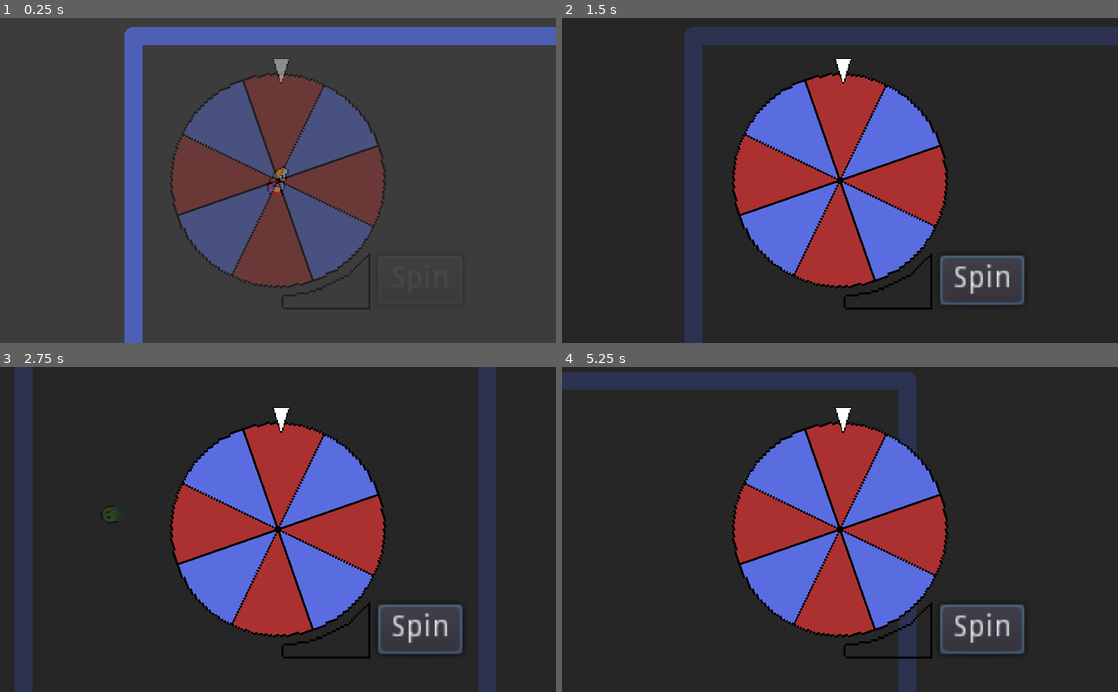
Above: before the commit, frames 1-4 (two rows, left to right).
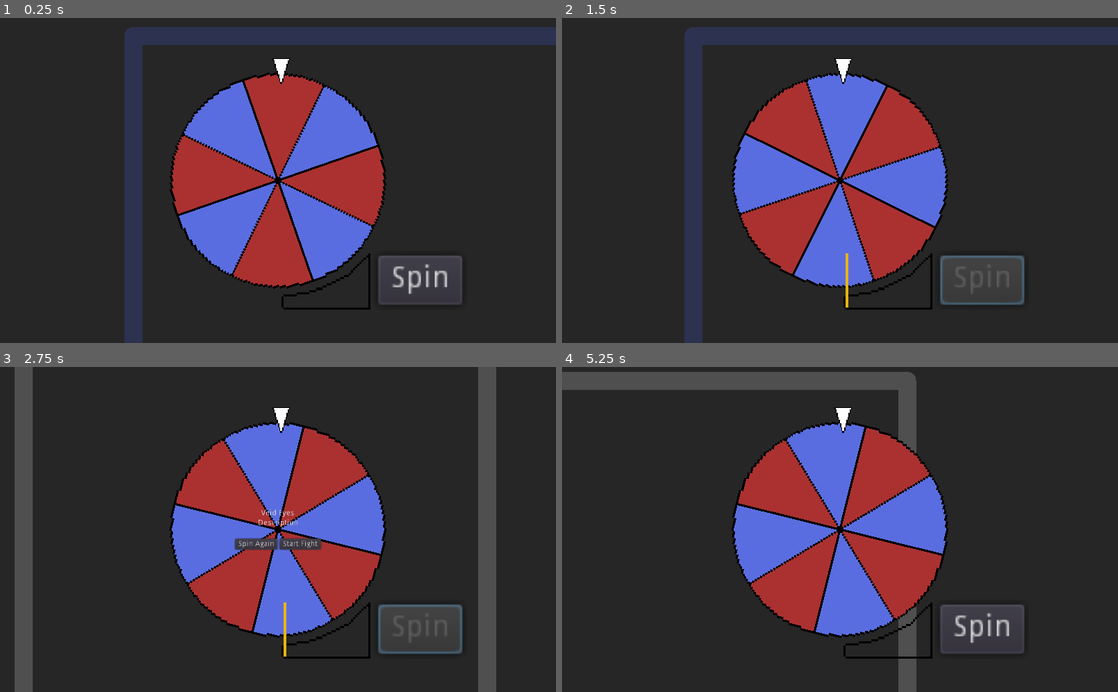
Above: after the commit, the same moments.

Repository: ectucker1/ksufalljam2020
Game: Godot game, scene res://Arena/Arena.tscn
The game is run twice, just before and just after one commit, with the same random seed, the same clock (stepped at 60 frames per second) and the same inputs. The engine's default icon, where the game draws it, is replaced by a stand-in: a white triangle on a blue panel in a dark square.
Inputs (mouse positions are in pixels of both pictures, inside the frame that each line leads up to):
- Up to frame 1 (0.25 s): no input
- Up to frame 2 (1.5 s): click (979, 281) at 0.5 s, where only the run after the commit has a clickable "Spin"; move the mouse to (962, 164) at 1.27 s; press the mouse at (962, 164) at 1.28 s; hold D (move_right) from 1.28 s (still down)
- Up to frame 3 (2.75 s): move the mouse to (166, 545) at 2.02 s; release D (move_right) at 2.03 s; release the mouse at (166, 545) at 2.03 s; hold S (move_down) from 2.03 s (still down); right-click (166, 545) at 2.1 s
- Up to frame 4 (5.25 s): release S (move_down) at 2.75 s; click (817, 545) at 2.75 s, where only the run after the commit has a clickable "Spin Again"; move the mouse to (895, 458) at 3.52 s; press the mouse at (895, 458) at 3.53 s; hold D (move_right) 3.53-4.28 s; move the mouse to (812, 594) at 4.27 s; release the mouse at (812, 594) at 4.28 s; hold W (move_up) 4.28-5.03 s; right-click (812, 594) at 4.35 s; move the mouse to (1006, 578) at 5.02 s; press the mouse at (1006, 578) at 5.03 s; hold A (move_left) from 5.03 s (still down)

The runs differ from the first frame. In frame 1, 28% of the frame differs, in the area x 22-100%, y 2-100%; in frame 2, 19%; in frame 3, 23%; in frame 4, 21%.

Commit message:
Most of the mutation selection code

Diff:
--- a/Arena/Arena.tscn
+++ b/Arena/Arena.tscn
@@ -42,7 +42,9 @@
 rotate = false
 
 [node name="WheelLayer" type="CanvasLayer" parent="."]
+layer = 10
 
 [node name="Wheel" parent="WheelLayer" instance=ExtResource( 3 )]
 visible = false
+player_path = NodePath("../../Player")
 [connection signal="visibility_changed" from="WheelLayer/Wheel" to="." method="_on_Wheel_visibility_changed"]
--- a/player/player.gd
+++ b/player/player.gd
@@ -34,7 +34,7 @@
 	connect("hurt", self, "hurt_anim")
 
 	set_primary_active(BasicAttackMutation.new())
-	set_secondary_active(SpitMutation.new())
+	set_secondary_active(BasicAttackMutation.new())
 
 # Called every frame. 'delta' is the elapsed time since the previous frame.
 func _process(delta):
@@ -127,14 +127,14 @@
 # When an active is set, connect relevant signals to it
 func set_primary_active(mutation):
 	if primary_active != null:
-		primary_active.on_detached()
+		primary_active.on_removed()
 	connect_mutation(mutation)
 	primary_active = mutation
 
 # When an active is set, connect relevant signals to it
 func set_secondary_active(mutation):
 	if secondary_active != null:
-		secondary_active.on_detached()
+		secondary_active.on_removed()
 	connect_mutation(mutation)
 	secondary_active = mutation
 
--- a/project.godot
+++ b/project.godot
@@ -123,7 +123,7 @@
 
 window/dpi/allow_hidpi=true
 window/stretch/mode="2d"
-window/stretch/aspect="keep_height"
+window/stretch/aspect="keep"
 
 [input]
 
--- a/wheel/Wheel.gd
+++ b/wheel/Wheel.gd
@@ -4,9 +4,33 @@
 var min_speed := 10
 var max_speed := 50
 
+var available_passives = []
+var available_actives = []
+var last_primary := false
+
+var player
+
+export var player_path: NodePath
+
 
 func _ready():
 	randomize()
+
+	player = get_node(player_path)
+
+	available_passives.append(FireMutation.new())
+	available_passives.append(GrayscaleMutation.new())
+	available_passives.append(LowerDamageMutation.new())
+	available_passives.append(SpeedUpMutation.new())
+	available_passives.append(SpiderEyesMutation.new())
+	available_passives.append(SharpTeethMutation.new())
+	available_passives.append(ThinNeckMutation.new())
+	available_passives.append(VampirismMutation.new())
+	available_passives.append(WeakBonesMutation.new())
+
+	available_actives.append(HornsMutation.new())
+	available_actives.append(SpitMutation.new())
+	available_actives.append(WarpDriveMutation.new())
 
 
 func _physics_process(delta):
@@ -17,7 +41,12 @@
 		# We can decide on which type of mutation to give based on the color landed
 		print($Ray.get_collider().name)
 
-		hide()
+		if ($Ray.get_collider().name == "Red"):
+			add_active()
+		else:
+			add_passive()
+
+		$Anim.play("show_mutation")
 
 
 func spin_wheel(speed = 70):
@@ -25,14 +54,56 @@
 	spinning = true
 
 
-func show():
+func show_screen():
 	$Gauge.clear()
 	$Anim.play("appear")
 
 
-func hide():
+func hide_screen():
 	$Anim.play("disappear")
-
 
 func _on_Gauge_gauge_released(amount):
 	spin_wheel((max_speed - min_speed) * amount + min_speed)
+
+func add_active():
+	var choice = choose_from(available_actives)
+	if choice != null:
+		if not last_primary:
+			player.set_primary_active(choice)
+			$MutationDisplay/Layout/MutationBinding.text = "Bound to M1"
+		else:
+			player.set_secondary_active(choice)
+			$MutationDisplay/Layout/MutationBinding.text = "Bound to M2"
+		$MutationDisplay/Layout/MutationName.text = choice.get_name()
+		last_primary = not last_primary
+	else:
+		$MutationDisplay/Layout/MutationName.text = "Nothing"
+		$MutationDisplay/Layout/MutationDescription.text = "No Active Mutations Remain"
+		$MutationDisplay/Layout/MutationBinding.text = ""
+
+func add_passive():
+	var choice = choose_from(available_passives)
+	if choice != null:
+		player.add_passive(choice)
+		$MutationDisplay/Layout/MutationName.text = choice.get_name()
+		$MutationDisplay/Layout/MutationBinding.text = ""
+	else:
+		$MutationDisplay/Layout/MutationName.text = "Nothing"
+		$MutationDisplay/Layout/MutationDescription.text = "No Passive Mutations Remain"
+		$MutationDisplay/Layout/MutationBinding.text = ""
+
+func choose_from(array):
+	if array.size() == 0:
+		return null
+	else:
+		var choice = array[randi() % array.size()]
+		array.erase(choice)
+		return choice
+
+func _on_AgainButton_pressed():
+	$Gauge/Button.disabled = false
+	$Gauge.clear()
+	$Anim.play("hide_mutation")
+
+func _on_StartButton_pressed():
+	hide_screen()
--- a/wheel/WheelScreen.tscn
+++ b/wheel/WheelScreen.tscn
@@ -117,7 +117,62 @@
 "values": [ true, false ]
 }
 
+[sub_resource type="Animation" id=12]
+resource_name = "hide_mutation"
+tracks/0/type = "value"
+tracks/0/path = NodePath("MutationDisplay:modulate")
+tracks/0/interp = 1
+tracks/0/loop_wrap = true
+tracks/0/imported = false
+tracks/0/enabled = true
+tracks/0/keys = {
+"times": PoolRealArray( 0, 0.6 ),
+"transitions": PoolRealArray( 1, 1 ),
+"update": 0,
+"values": [ Color( 1, 1, 1, 1 ), Color( 1, 1, 1, 0 ) ]
+}
+tracks/1/type = "value"
+tracks/1/path = NodePath("MutationDisplay:visible")
+tracks/1/interp = 1
+tracks/1/loop_wrap = true
+tracks/1/imported = false
+tracks/1/enabled = true
+tracks/1/keys = {
+"times": PoolRealArray( 0.7 ),
+"transitions": PoolRealArray( 1 ),
+"update": 1,
+"values": [ false ]
+}
+
+[sub_resource type="Animation" id=11]
+resource_name = "show_mutation"
+tracks/0/type = "value"
+tracks/0/path = NodePath("MutationDisplay:modulate")
+tracks/0/interp = 1
+tracks/0/loop_wrap = true
+tracks/0/imported = false
+tracks/0/enabled = true
+tracks/0/keys = {
+"times": PoolRealArray( 0, 0.6 ),
+"transitions": PoolRealArray( 1, 1 ),
+"update": 0,
+"values": [ Color( 1, 1, 1, 0 ), Color( 1, 1, 1, 1 ) ]
+}
+tracks/1/type = "value"
+tracks/1/path = NodePath("MutationDisplay:visible")
+tracks/1/interp = 1
+tracks/1/loop_wrap = true
+tracks/1/imported = false
+tracks/1/enabled = true
+tracks/1/keys = {
+"times": PoolRealArray( 0 ),
+"transitions": PoolRealArray( 1 ),
+"update": 1,
+"values": [ true ]
+}
+
 [node name="WheelScreen" type="Node2D"]
+pause_mode = 2
 script = ExtResource( 3 )
 
 [node name="Background" type="Polygon2D" parent="."]
@@ -208,7 +263,6 @@
 margin_top = -11.5
 margin_right = 62.5
 margin_bottom = 11.5
-disabled = true
 text = "Spin"
 __meta__ = {
 "_edit_use_anchors_": false
@@ -217,9 +271,70 @@
 [node name="Anim" type="AnimationPlayer" parent="."]
 anims/appear = SubResource( 9 )
 anims/disappear = SubResource( 10 )
+anims/hide_mutation = SubResource( 12 )
+anims/show_mutation = SubResource( 11 )
 
 [node name="Camera2D" type="Camera2D" parent="."]
 position = Vector2( 512, 300 )
+
+[node name="MutationDisplay" type="CenterContainer" parent="."]
+visible = false
+modulate = Color( 1, 1, 1, 0 )
+anchor_right = 1.0
+anchor_bottom = 1.0
+margin_right = 1024.0
+margin_bottom = 600.0
+__meta__ = {
+"_edit_use_anchors_": false
+}
+
+[node name="Layout" type="VBoxContainer" parent="MutationDisplay"]
+margin_left = 433.0
+margin_top = 263.0
+margin_right = 591.0
+margin_bottom = 337.0
+__meta__ = {
+"_edit_use_anchors_": false
+}
+
+[node name="MutationName" type="Label" parent="MutationDisplay/Layout"]
+margin_right = 158.0
+margin_bottom = 14.0
+text = "Mutation Name"
+align = 1
+
+[node name="MutationDescription" type="Label" parent="MutationDisplay/Layout"]
+margin_top = 18.0
+margin_right = 158.0
+margin_bottom = 32.0
+text = "Description"
+align = 1
+
+[node name="MutationBinding" type="Label" parent="MutationDisplay/Layout"]
+margin_top = 36.0
+margin_right = 158.0
+margin_bottom = 50.0
+text = "Bound to M1"
+align = 1
+
+[node name="GridContainer" type="GridContainer" parent="MutationDisplay/Layout"]
+margin_top = 54.0
+margin_right = 158.0
+margin_bottom = 74.0
+columns = 2
+
+[node name="AgainButton" type="Button" parent="MutationDisplay/Layout/GridContainer"]
+margin_right = 78.0
+margin_bottom = 20.0
+text = "Spin Again"
+
+[node name="StartButton" type="Button" parent="MutationDisplay/Layout/GridContainer"]
+margin_left = 82.0
+margin_right = 158.0
+margin_bottom = 20.0
+text = "Start Fight"
 [connection signal="gauge_released" from="Gauge" to="." method="_on_Gauge_gauge_released"]
 [connection signal="button_down" from="Gauge/Button" to="Gauge" method="_on_Button_button_down"]
 [connection signal="button_up" from="Gauge/Button" to="Gauge" method="_on_Button_button_up"]
+[connection signal="pressed" from="MutationDisplay/Layout/GridContainer/AgainButton" to="." method="_on_AgainButton_pressed"]
+[connection signal="pressed" from="MutationDisplay/Layout/GridContainer/StartButton" to="." method="_on_StartButton_pressed"]
Not shown: 1 places in wheel/WheelScreen.tscn that only renumber resources
